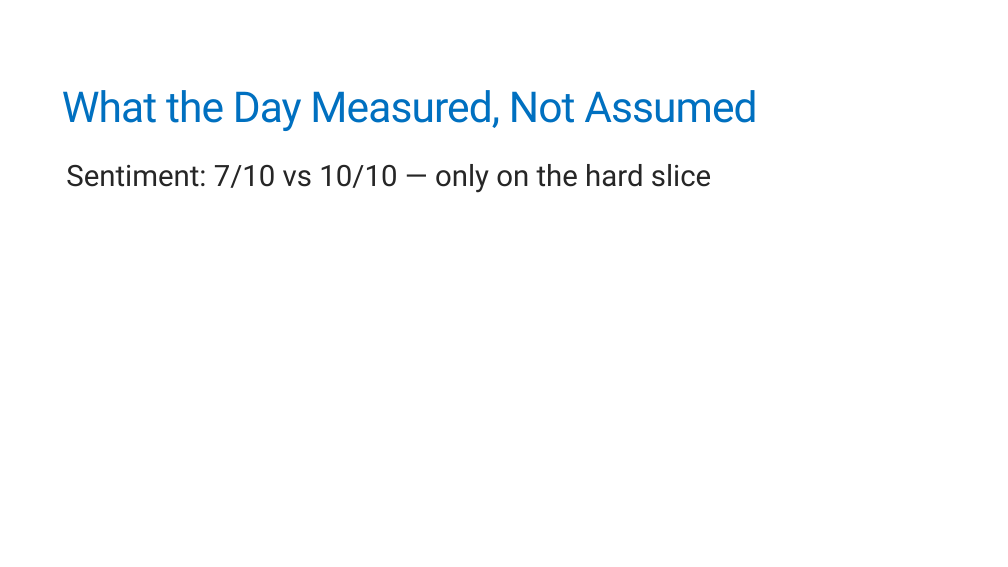
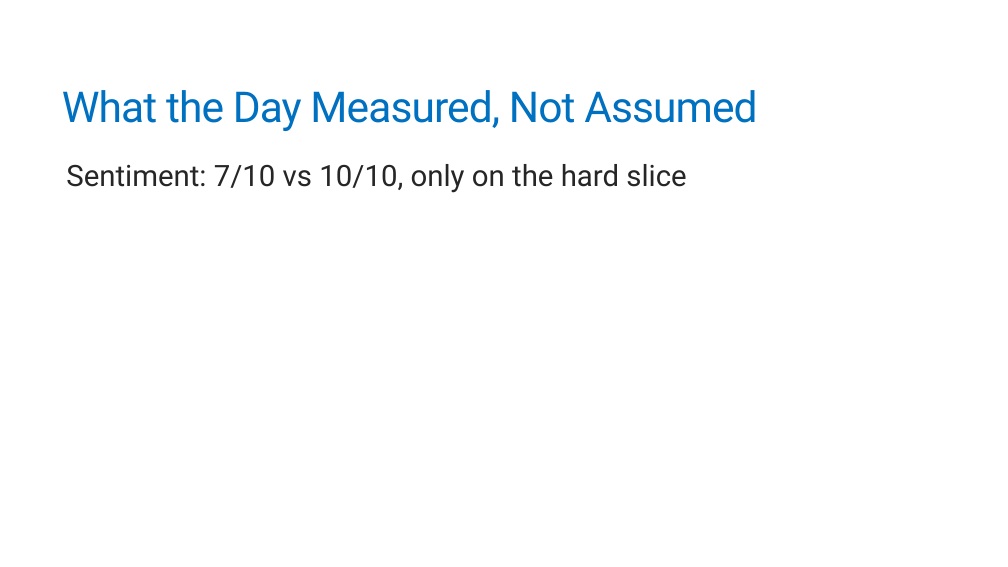
Before and after one commit to trailheadtechnology/10-ai-features-workshop, a slide deck: slide 14 of docs/slides/pptx/M5-closing.pptx. Drawn at 1008x567 pixels with LibreOffice and Linux fonts; fonts in the diff are those of the drawing. Boxes give left, top, right and bottom in pixels: in the first picture for what was removed or moved away, otherwise in the second. Text is boxed around its words. In the diff, an @@ line names an element or a change of style, - is before the commit and + after.

```diff
--- a/docs/slides/pptx/M5-closing.pptx
+++ b/docs/slides/pptx/M5-closing.pptx
@@ text at [66,164,686,193]: text changed @@
-  Sentiment: 7/10 vs 10/10 — only on the hard slice
+  Sentiment: 7/10 vs 10/10, only on the hard slice
```
Also in this commit, not shown: 7 other slides changed, 16 other files.
